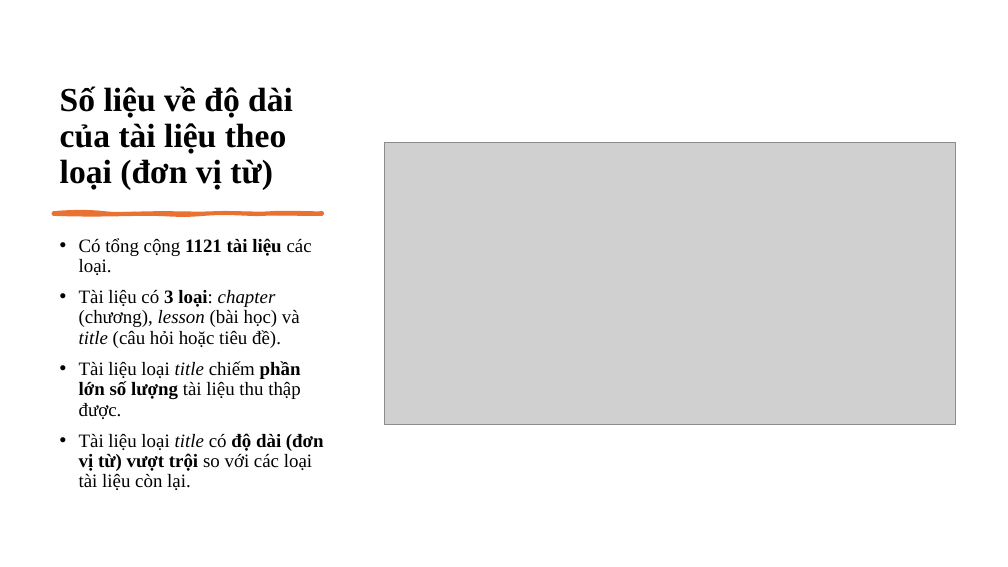
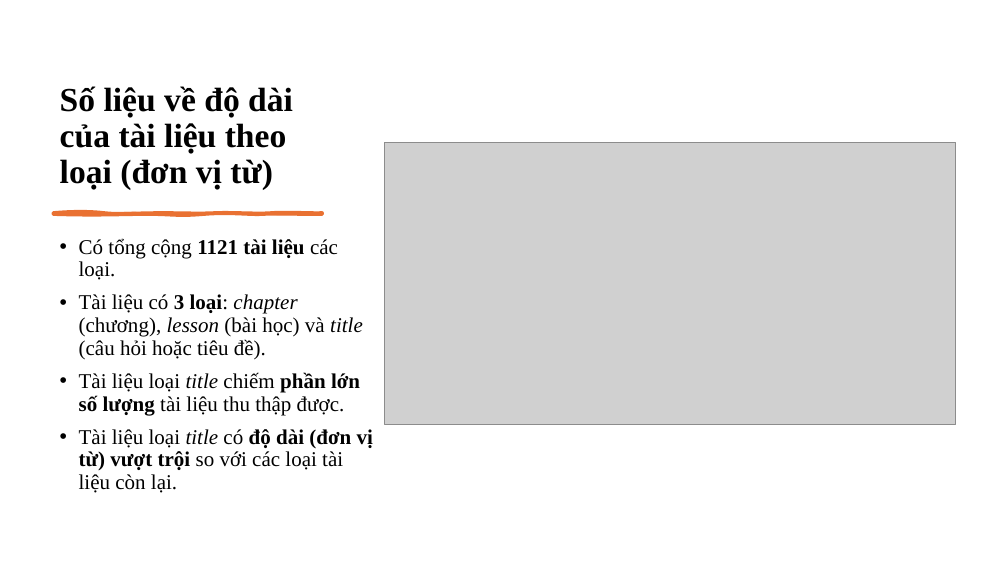
Before and after one commit to ngovanuc/Vietnamese_History_Chatbot, a slide deck: slide 13 of documents/slide bao cao.pptx. Drawn at 1008x567 pixels with LibreOffice and Linux fonts; fonts in the diff are those of the drawing; grey boxes stand for pictures. Boxes give left, top, right and bottom in pixels: in the first picture for what was removed or moved away, otherwise in the second. Text is boxed around its words. In the diff, an @@ line names an element or a change of style, - is before the commit and + after.

```diff
--- a/documents/slide bao cao.pptx
+++ b/documents/slide bao cao.pptx
@@ text "Có tổng cộng 1121 tài ..." at bbox=[79, 238, 373, 493]: size 18 to 20 pt @@
```
Also in this commit, not shown: 13 other slides changed.
